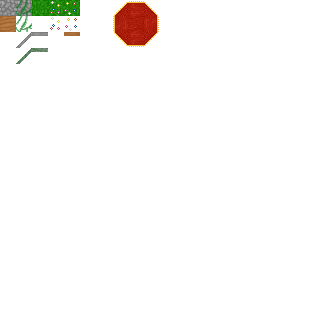
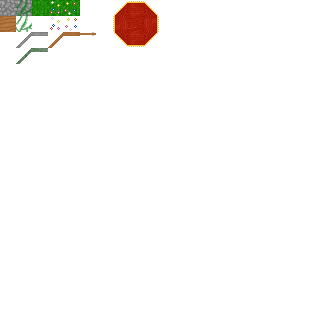
Revision of a layered 320x320 image; what changed, layer by layer:
added group "Group 39" with 4 layers above "Group 36" over [80, 32, 96, 36]
added layer "Paint Layer 43" in group "Group 39" over [80, 32, 96, 36]
added layer "Paint Layer 42" in group "Group 39" over [80, 32, 96, 36]
added layer "Paint Layer 41" in group "Group 39" over [80, 32, 96, 36]
added layer "Paint Layer 40" in group "Group 39" over [80, 32, 96, 36]
added group "Group 36" with 2 layers above "Group 33" over [48, 32, 64, 48]
added layer "Paint Layer 38" in group "Group 36" over [48, 32, 64, 48]
added layer "Paint Layer 37" in group "Group 36" over [48, 32, 64, 48]
